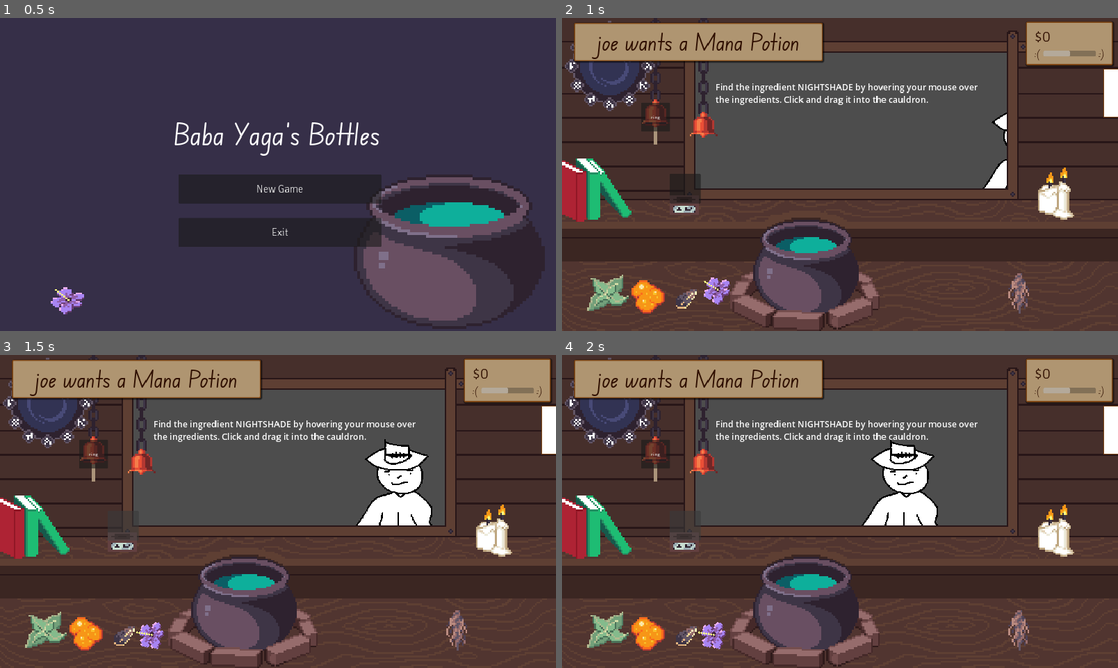
Above: before the commit, frames 1-4 (two rows, left to right).
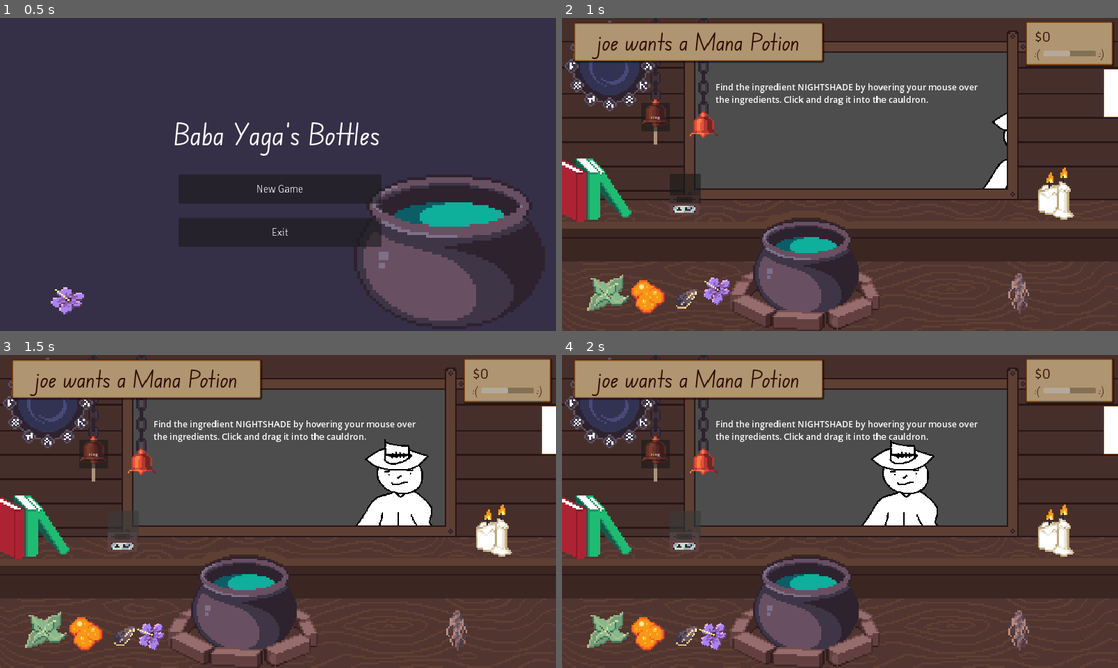
Above: after the commit, the same moments.

Repository: HuskyGameDev/2024s-team3
Game: Godot game, scene res://Scenes/UI/Title.tscn
Same seed, same stepped clock (60 frames per second), same inputs: the game is played once before the commit and once after it.
Inputs (mouse positions are in pixels of both pictures, inside the frame that each line leads up to):
- Up to frame 1 (0.5 s): no input
- Up to frame 2 (1 s): click "New Game" at 0.5 s
- Up to frame 3 (1.5 s): click (122, 527) at 1.25 s
- Up to frame 4 (2 s): no input

Frame 1 is identical in both runs. In frame 2, less than 0.1% of the frame differs, in the area x 25-31%, y 83-92%; in frame 3, 0.2%; in frame 4, 0.2%, in the area x 24-30%, y 85-95%.
Error in both runs: Modulo by zero error in operator '%'. (res://Scripts/customer.gd:18)

Commit message:
feat: objects no longer rotate on shelf
- when an object comes in contact with the shelf, its rotation is set to 0 (straight up and down)

Diff:
--- a/Scenes/Entities/Ingredient.tscn
+++ b/Scenes/Entities/Ingredient.tscn
@@ -10,8 +10,14 @@
 script = ExtResource("1_wdr4g")
 
 [node name="DraggableObject" parent="." instance=ExtResource("1_ej0v7")]
+contact_monitor = true
+max_contacts_reported = 1
+angular_damp = 5.0
 
 [node name="Area2D" type="Area2D" parent="."]
 
 [node name="IngredientArea" type="CollisionShape2D" parent="Area2D"]
 shape = SubResource("RectangleShape2D_qqx7g")
+
+[connection signal="body_entered" from="DraggableObject" to="DraggableObject" method="_on_body_entered"]
+[connection signal="body_exited" from="DraggableObject" to="DraggableObject" method="_on_body_exited"]
--- a/Scenes/Screens/Main.tscn
+++ b/Scenes/Screens/Main.tscn
@@ -15,11 +15,11 @@
 [ext_resource type="Texture2D" uid="uid://dnynu6kp1nswf" path="res://Assets/Sprites/Ingredients/nightshade_petals.png" id="14_jiia4"]
 [ext_resource type="PackedScene" uid="uid://dllt48bo7ekog" path="res://Scenes/Entities/Bell/Chain/Chain.tscn" id="16_8i4ox"]
 [ext_resource type="Theme" uid="uid://b3qy32ccw0g8o" path="res://Assets/Themes/UiTheme.tres" id="17_5filg"]
-[ext_resource type="PackedScene" uid="uid://bu6xffhdfkqsp" path="res://Scenes/UI/PauseMenu.tscn" id="17_b0n7s"]
-[ext_resource type="PackedScene" uid="uid://b6cq5upjosmpf" path="res://New_Clock.tscn" id="17_n5klg"]
-
-[sub_resource type="SegmentShape2D" id="SegmentShape2D_1fgwd"]
-b = Vector2(1920, 0)
+[ext_resource type="PackedScene" uid="uid://lnfput3ouduw" path="res://Scenes/UI/PauseMenu.tscn" id="17_b0n7s"]
+[ext_resource type="PackedScene" path="res://New_Clock.tscn" id="17_n5klg"]
+
+[sub_resource type="RectangleShape2D" id="RectangleShape2D_1qc2w"]
+size = Vector2(0.456603, 0.192607)
 
 [sub_resource type="RectangleShape2D" id="RectangleShape2D_1aqou"]
 size = Vector2(417, 39.5)
@@ -102,6 +102,13 @@
 [node name="Main" type="Node2D"]
 script = ExtResource("1_0ufrw")
 
+[node name="CanvasLayer2" type="CanvasLayer" parent="."]
+layer = 2
+
+[node name="PauseMenu" parent="CanvasLayer2" instance=ExtResource("17_b0n7s")]
+visible = false
+visibility_layer = 2
+
 [node name="CanvasLayer" type="CanvasLayer" parent="."]
 
 [node name="NewClock" parent="CanvasLayer" instance=ExtResource("17_n5klg")]
@@ -118,15 +125,35 @@
 texture = ExtResource("2_u1ul0")
 
 [node name="StaticBody2D" type="StaticBody2D" parent="Room"]
-position = Vector2(117.333, 109.333)
-scale = Vector2(0.166667, 0.166667)
-collision_layer = 2
-collision_mask = 2
-
-[node name="CollisionShape2D" type="CollisionShape2D" parent="Room/StaticBody2D"]
-position = Vector2(-710, 8)
-shape = SubResource("SegmentShape2D_1fgwd")
-one_way_collision = true
+[node name="Right Shelf" type="StaticBody2D" parent="Room"]
+position = Vector2(250, 118.333)
+
+[node name="CollisionShape2D" type="CollisionShape2D" parent="Room/Right Shelf"]
+position = Vector2(-6.37506, 0.333336)
+scale = Vector2(331.25, 11.25)
+shape = SubResource("RectangleShape2D_1qc2w")
+
+[node name="ColorRect" type="ColorRect" parent="Room/Right Shelf"]
+offset_left = -82.0
+offset_top = -1.0
+offset_right = 73.0
+offset_bottom = 1.0
+color = Color(0.368627, 0.247059, 0.2, 1)
+
+[node name="Left Shelf" type="StaticBody2D" parent="Room"]
+position = Vector2(45.5, 119.333)
+
+[node name="CollisionShape2D" type="CollisionShape2D" parent="Room/Left Shelf"]
+position = Vector2(-11, 2.563e-06)
+scale = Vector2(331.25, 11.25)
+shape = SubResource("RectangleShape2D_1qc2w")
+
+[node name="ColorRect" type="ColorRect" parent="Room/Left Shelf"]
+offset_left = -44.0
+offset_top = -1.0
+offset_right = 65.0
+offset_bottom = 1.0
+color = Color(0.368627, 0.247059, 0.2, 1)
 
 [node name="Floor" type="StaticBody2D" parent="Room"]
 position = Vector2(276, 211)
@@ -226,6 +253,53 @@
 offset_bottom = 347.0
 text = "Congratulations! You've served your first customer! You can find more ingredients in the inventory by clicking the white tab on the right."
 fit_content = true
+
+[node name="Pedestal" type="Button" parent="."]
+offset_left = 372.0
+offset_top = 538.0
+offset_right = 479.0
+offset_bottom = 640.0
+focus_mode = 0
+script = ExtResource("5_8dqgv")
+
+[node name="Icon" type="TextureRect" parent="Pedestal"]
+layout_mode = 1
+anchors_preset = 15
+anchor_right = 1.0
+anchor_bottom = 1.0
+grow_horizontal = 2
+grow_vertical = 2
+expand_mode = 1
+stretch_mode = 5
+
+[node name="InvArea" type="Area2D" parent="Pedestal"]
+position = Vector2(1, 1)
+collision_layer = 2147483648
+collision_mask = 2147483648
+
+[node name="CollisionShape2D" type="CollisionShape2D" parent="Pedestal/InvArea"]
+position = Vector2(52.875, 49.875)
+shape = SubResource("RectangleShape2D_jquh8")
+
+[node name="Ingredient" parent="." instance=ExtResource("4_spw6y")]
+position = Vector2(1577, 891)
+data = SubResource("Resource_3bj3v")
+
+[node name="Ingredient2" parent="." instance=ExtResource("4_spw6y")]
+position = Vector2(159, 897)
+data = SubResource("Resource_gq16j")
+
+[node name="Ingredient3" parent="." instance=ExtResource("4_spw6y")]
+position = Vector2(294, 892)
+data = SubResource("Resource_acmav")
+
+[node name="Ingredient4" parent="." instance=ExtResource("4_spw6y")]
+position = Vector2(429, 896)
+data = SubResource("Resource_awa4x")
+
+[node name="Ingredient5" parent="." instance=ExtResource("4_spw6y")]
+position = Vector2(541, 874)
+data = SubResource("Resource_ugv73")
 
 [node name="Drawer-inventory" parent="." instance=ExtResource("10_tnf6t")]
 custom_minimum_size = Vector2(600, 690)
@@ -240,53 +314,6 @@
 grow_horizontal = 1
 grow_vertical = 1
 
-[node name="Pedestal" type="Button" parent="."]
-offset_left = 372.0
-offset_top = 538.0
-offset_right = 479.0
-offset_bottom = 640.0
-focus_mode = 0
-script = ExtResource("5_8dqgv")
-
-[node name="Icon" type="TextureRect" parent="Pedestal"]
-layout_mode = 1
-anchors_preset = 15
-anchor_right = 1.0
-anchor_bottom = 1.0
-grow_horizontal = 2
-grow_vertical = 2
-expand_mode = 1
-stretch_mode = 5
-
-[node name="InvArea" type="Area2D" parent="Pedestal"]
-position = Vector2(1, 1)
-collision_layer = 2147483648
-collision_mask = 2147483648
-
-[node name="CollisionShape2D" type="CollisionShape2D" parent="Pedestal/InvArea"]
-position = Vector2(52.875, 49.875)
-shape = SubResource("RectangleShape2D_jquh8")
-
-[node name="Ingredient" parent="." instance=ExtResource("4_spw6y")]
-position = Vector2(1577, 891)
-data = SubResource("Resource_3bj3v")
-
-[node name="Ingredient2" parent="." instance=ExtResource("4_spw6y")]
-position = Vector2(159, 897)
-data = SubResource("Resource_gq16j")
-
-[node name="Ingredient3" parent="." instance=ExtResource("4_spw6y")]
-position = Vector2(294, 892)
-data = SubResource("Resource_acmav")
-
-[node name="Ingredient4" parent="." instance=ExtResource("4_spw6y")]
-position = Vector2(429, 896)
-data = SubResource("Resource_awa4x")
-
-[node name="Ingredient5" parent="." instance=ExtResource("4_spw6y")]
-position = Vector2(541, 874)
-data = SubResource("Resource_ugv73")
-
 [node name="ringBell" type="Button" parent="."]
 custom_minimum_size = Vector2(100, 100)
 offset_left = 273.0
--- a/Scripts/draggable.gd
+++ b/Scripts/draggable.gd
@@ -2,7 +2,7 @@
 
 ############ Drag and Drop Functions ############
 var beingHeld = false
-
+var shelf = false # true if ingredient is on shelf
 var parentNode: Node2D
 
 func _unhandled_input(_event):
@@ -48,6 +48,8 @@
 		var direction = global_position.direction_to(mousePos)
 		rotation = 0
 		set_linear_velocity(direction * distance * 40)
+	elif shelf: # if object is on shelf and not being held
+		rotation = 0 # stop object from rotating
 
 
 ############### Object Functions ################
@@ -100,3 +102,13 @@
 		tooltip_rect = tooltip.get_rect()
 
 	tooltip.visible = true
+
+# stops rotation of ingredient if its on the shelf
+func _on_body_entered(body):
+	if body.name == "Right Shelf" or body.name == "Left Shelf":
+		shelf = true
+
+# allows rotation when it leaves the shelf
+func _on_body_exited(body):
+	if body.name == "Right Shelf" or body.name == "Left Shelf":
+		shelf = false
